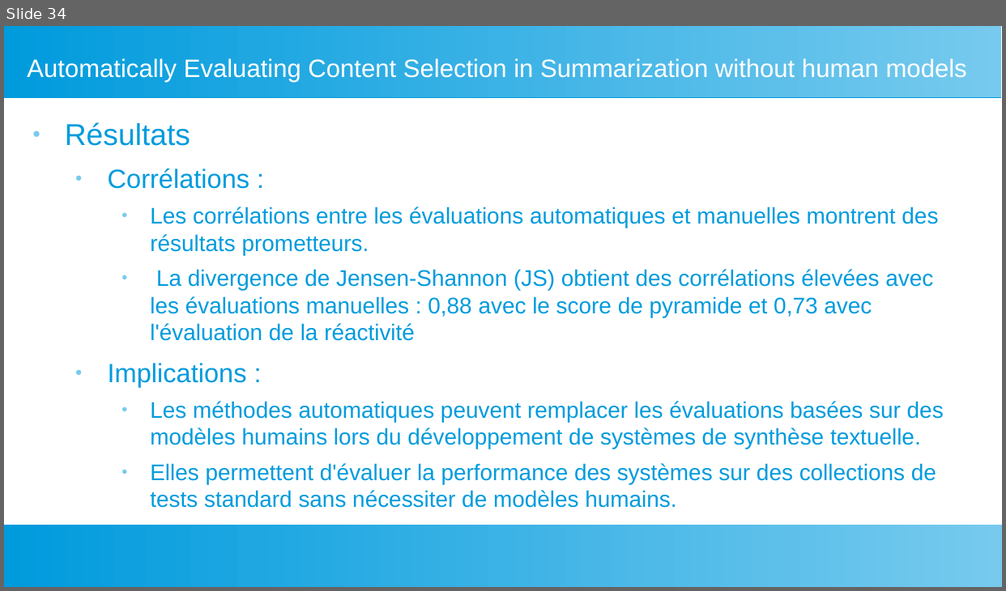
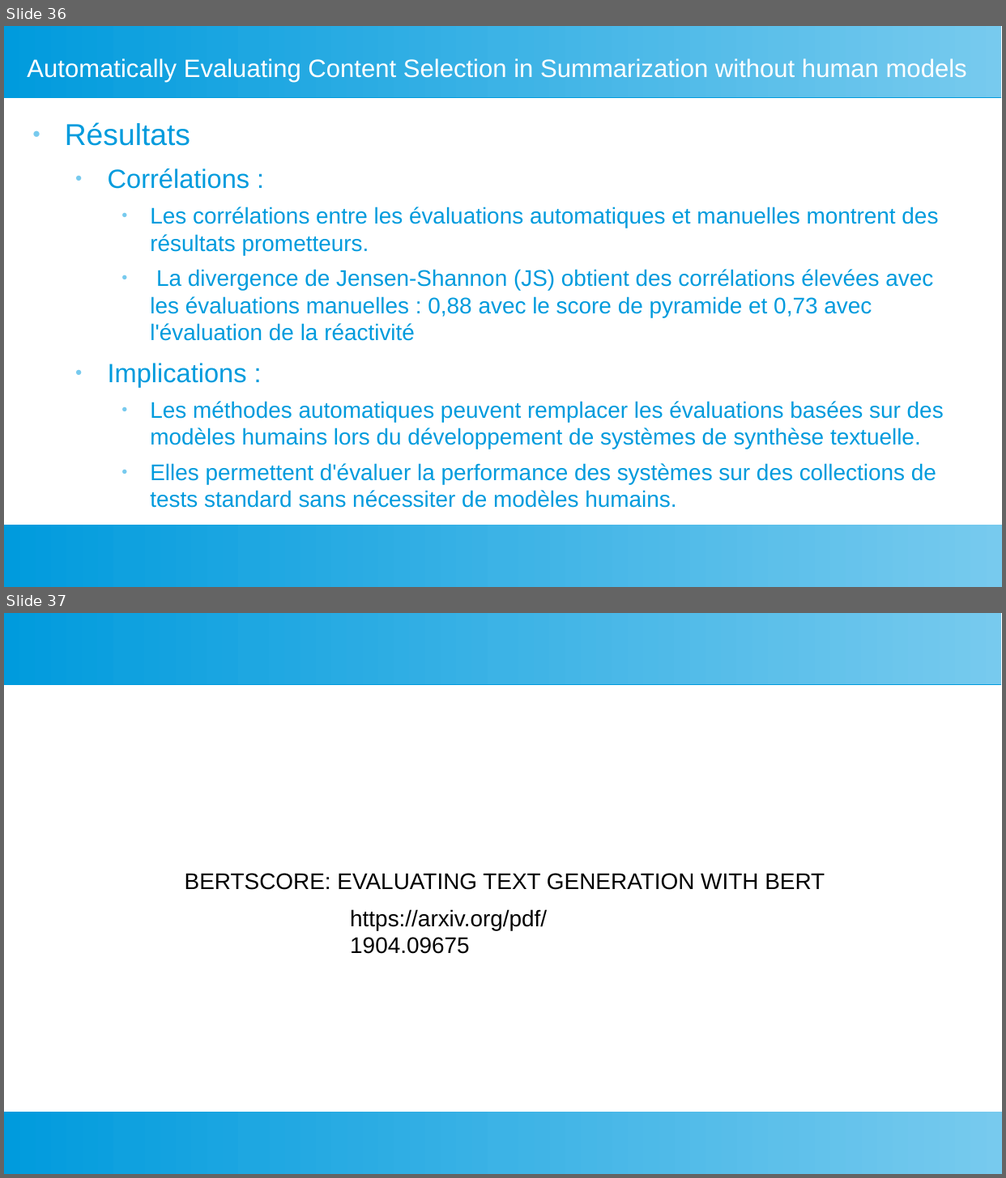
Before and after one commit to fannybachey/stage_2024, a slide deck: presentation/presentation_2.odp. Shown one above the other, each under a label of ours: slide 34 before the commit, slides 36 and 37 after it. The pictures are 1006x591 and 1006x1178 pixels, drawn with LibreOffice and Linux fonts; fonts in the diff are those of the drawing. Boxes give left, top, right and bottom in pixels: in the first picture for what was removed or moved away, otherwise in the second. Text is boxed around its words. In the diff, an @@ line names an element or a change of style, - is before the commit and + after.

```diff
--- a/presentation/presentation_2.odp
+++ b/presentation/presentation_2.odp
@@ slide 37 added at bbox=[4, 613, 1002, 1174], background #FFFFFF; not listed: 2 template elements that a slide beside it also shows @@
@@ text added at bbox=[185, 873, 825, 890], 18 pt, text #000000 @@
+BERTSCORE: EVALUATING TEXT GENERATION WITH BERT
@@ text added at bbox=[350, 909, 547, 954], 18 pt, text #000000 @@
+https://arxiv.org/pdf/1904.09675
@@ what was slide 34 is now slide 36 @@
```
Also in this commit, not shown: 5 slides changed, 3 other slides added.
